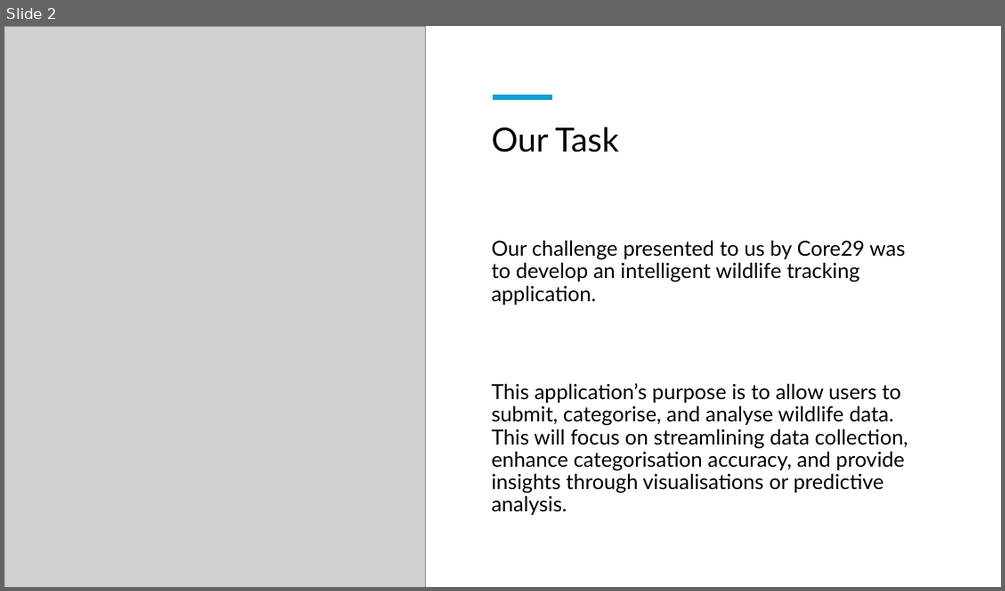
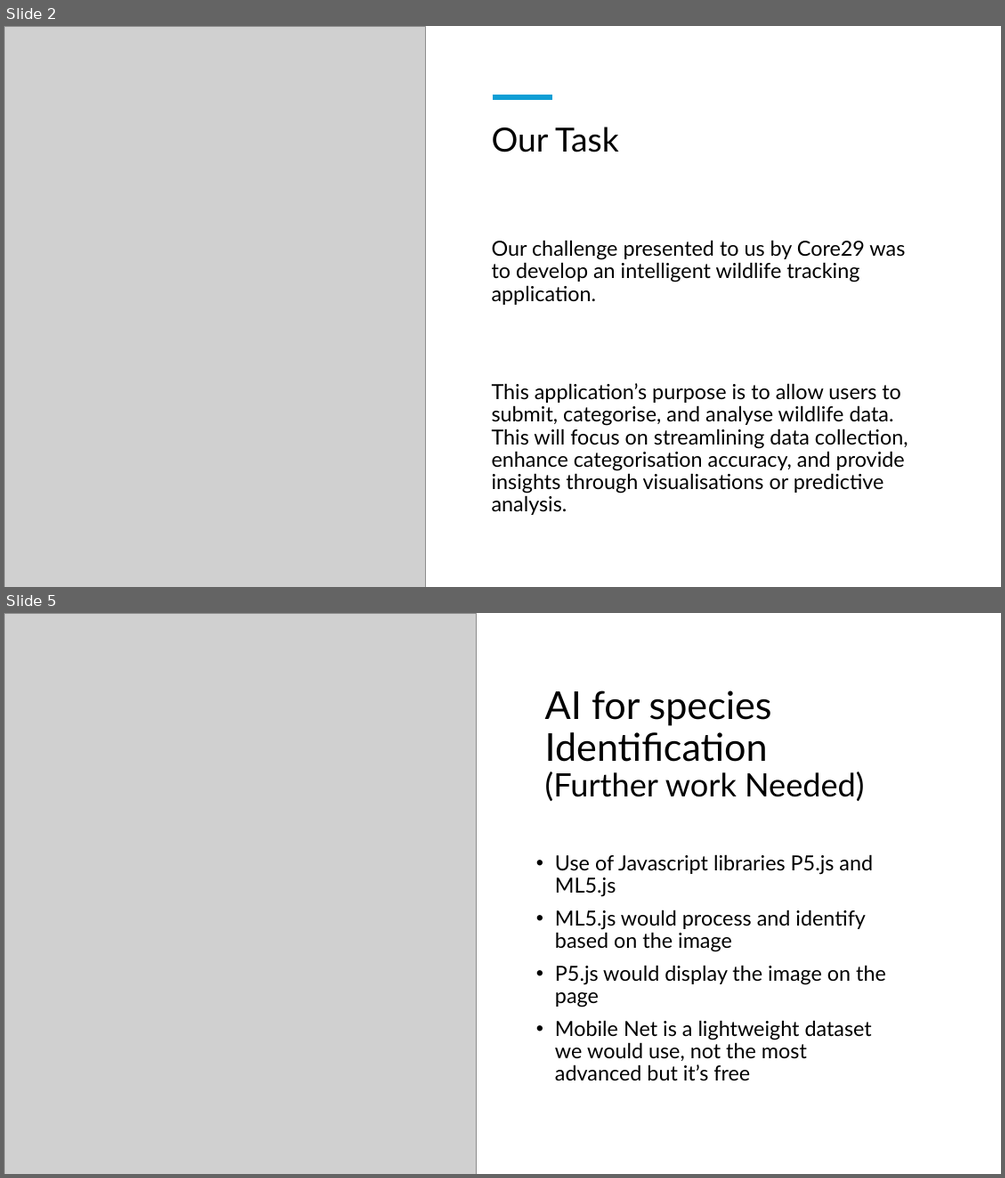
Before and after one commit to stuartiek/sonica-RGU-Hack-, a slide deck: RGUHack25 Presentation by Sonica.pptx. Shown one above the other, each under a label of ours: slide 2 before the commit, slides 2 and 5 after it; the slides between them are not shown. The pictures are 1005x591 and 1005x1178 pixels, drawn with LibreOffice and Linux fonts; fonts in the diff are those of the drawing; grey boxes stand for pictures. Boxes give left, top, right and bottom in pixels: in the first picture for what was removed or moved away, otherwise in the second. Text is boxed around its words. In the diff, an @@ line names an element or a change of style, - is before the commit and + after.

```diff
--- a/RGUHack25 Presentation by Sonica.pptx
+++ b/RGUHack25 Presentation by Sonica.pptx
@@ slide 5 added at bbox=[4, 613, 1001, 1174], background #FFFFFF @@
@@ rectangle added at bbox=[4, 613, 938, 1174], fill #FFFFFF @@
@@ picture added at bbox=[4, 613, 476, 1174] @@
@@ title added at bbox=[545, 690, 864, 801], 37 pt, text #000000 @@
+AI for species Identification
+(Further work Needed)
@@ text added at bbox=[555, 854, 886, 1080], 20 pt, text #000000 @@
+• Use of Javascript libraries P5.js and ML5.js
+• ML5.js would process and identify based on the image
+• P5.js would display the image on the page
+• Mobile Net is a lightweight dataset we would use, not the most advanced but it’s free
```
Also in this commit, not shown: 4 slides changed, 1 other slide added, 1 slide removed.
